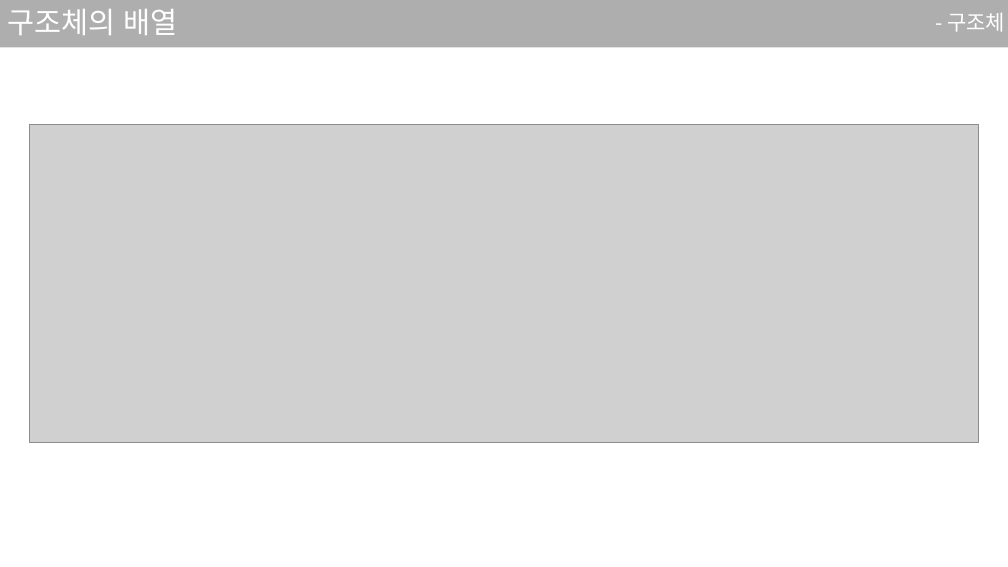
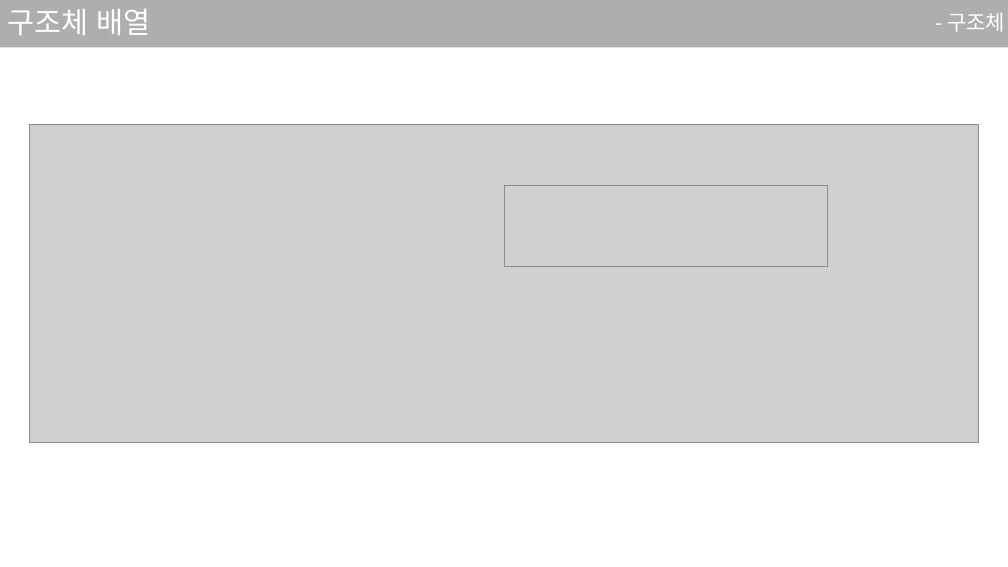
Before and after one commit to sjsjsj1246/EC_C_Language_Study, a slide deck: slide 12 of ppt/7강.pptx. Drawn at 1008x567 pixels with LibreOffice and Linux fonts; fonts in the diff are those of the drawing; grey boxes stand for pictures. Boxes give left, top, right and bottom in pixels: in the first picture for what was removed or moved away, otherwise in the second. Text is boxed around its words. In the diff, an @@ line names an element or a change of style, - is before the commit and + after.

```diff
--- a/ppt/7강.pptx
+++ b/ppt/7강.pptx
@@ title at <box>8,9,151,35</box>: text changed @@
-구조체의 배열
+구조체 배열
@@ picture added at <box>504,185,827,266</box> @@
```
Also in this commit, not shown: 11 other slides changed, 2 other files.
